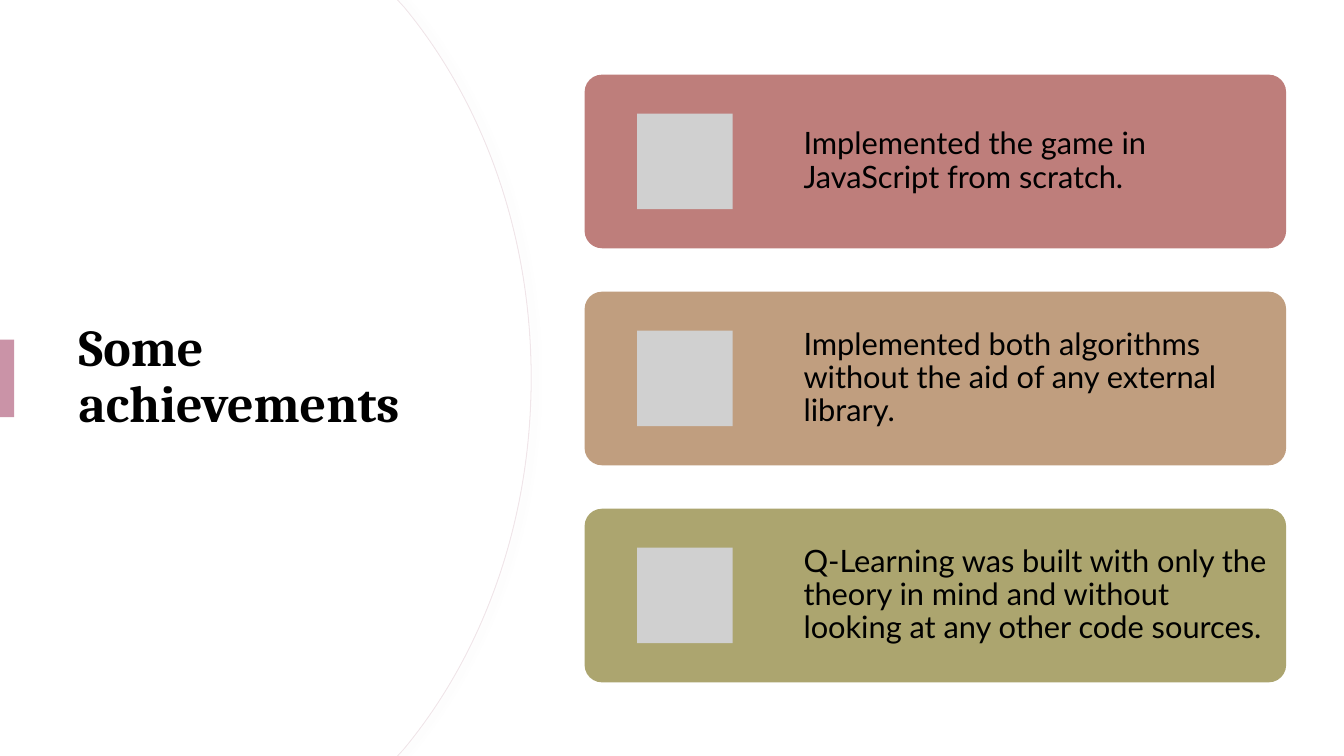
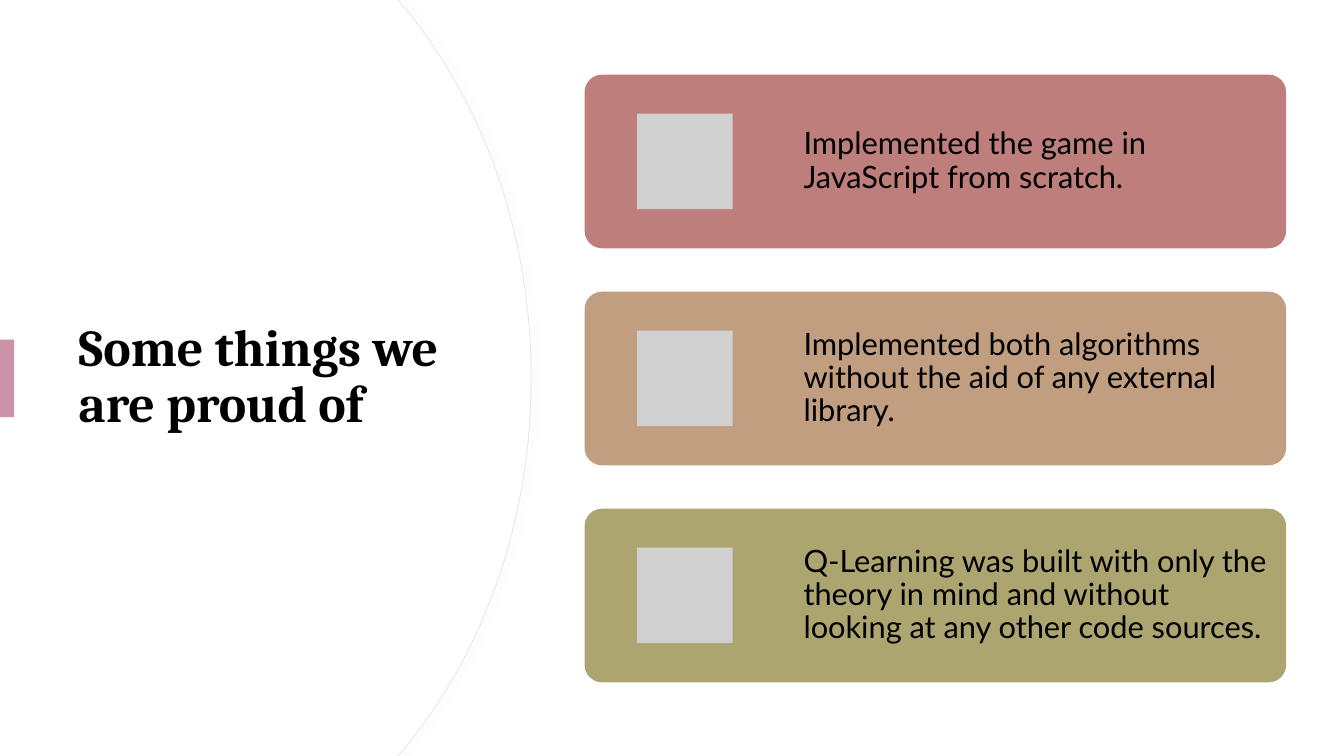
Before and after one commit to lucabonengel/FlappyProject, a slide deck: slide 21 of slides.pptx. Drawn at 1344x756 pixels with LibreOffice and Linux fonts; fonts in the diff are those of the drawing; grey boxes stand for pictures. Boxes give left, top, right and bottom in pixels: in the first picture for what was removed or moved away, otherwise in the second. Text is boxed around its words. In the diff, an @@ line names an element or a change of style, - is before the commit and + after.

```diff
--- a/slides.pptx
+++ b/slides.pptx
@@ title at (79,330,439,433): text changed @@
-Some achievements
+Some things we are proud of
```
Also in this commit, not shown: 3 other slides changed, 3 other files.
